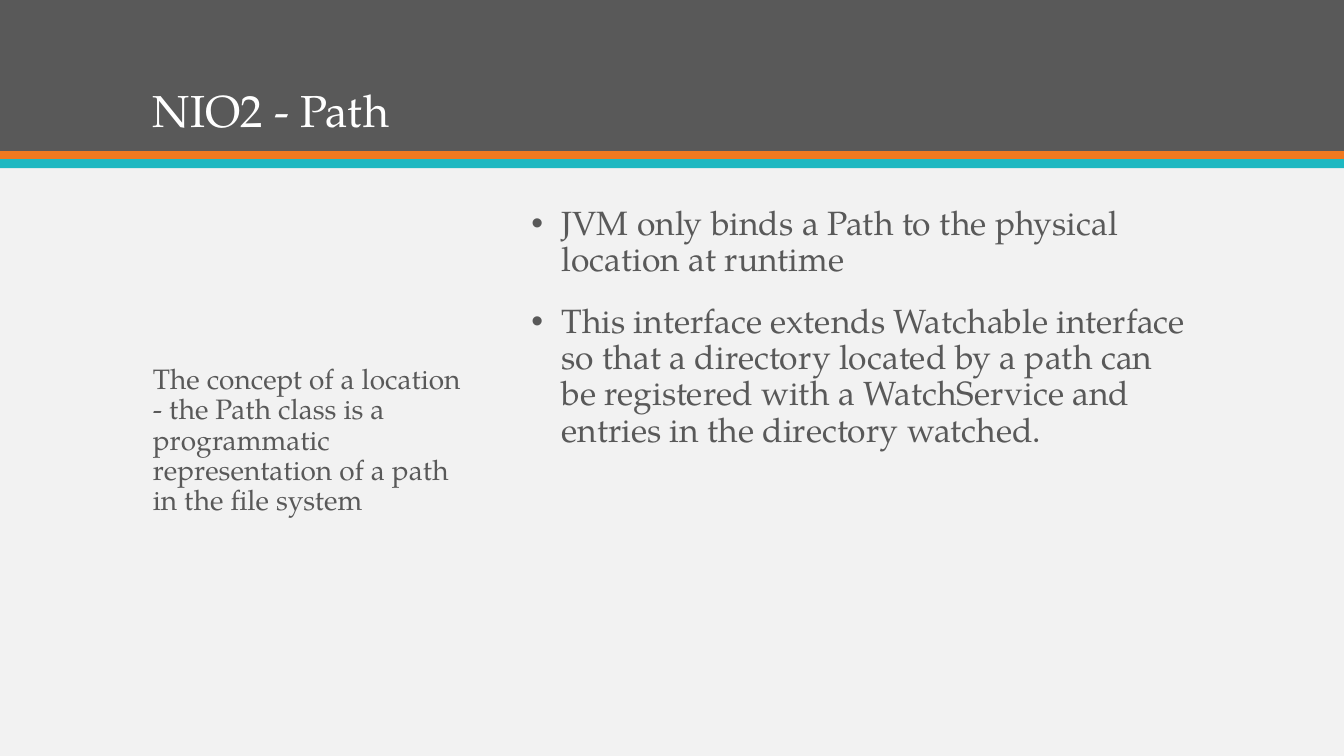
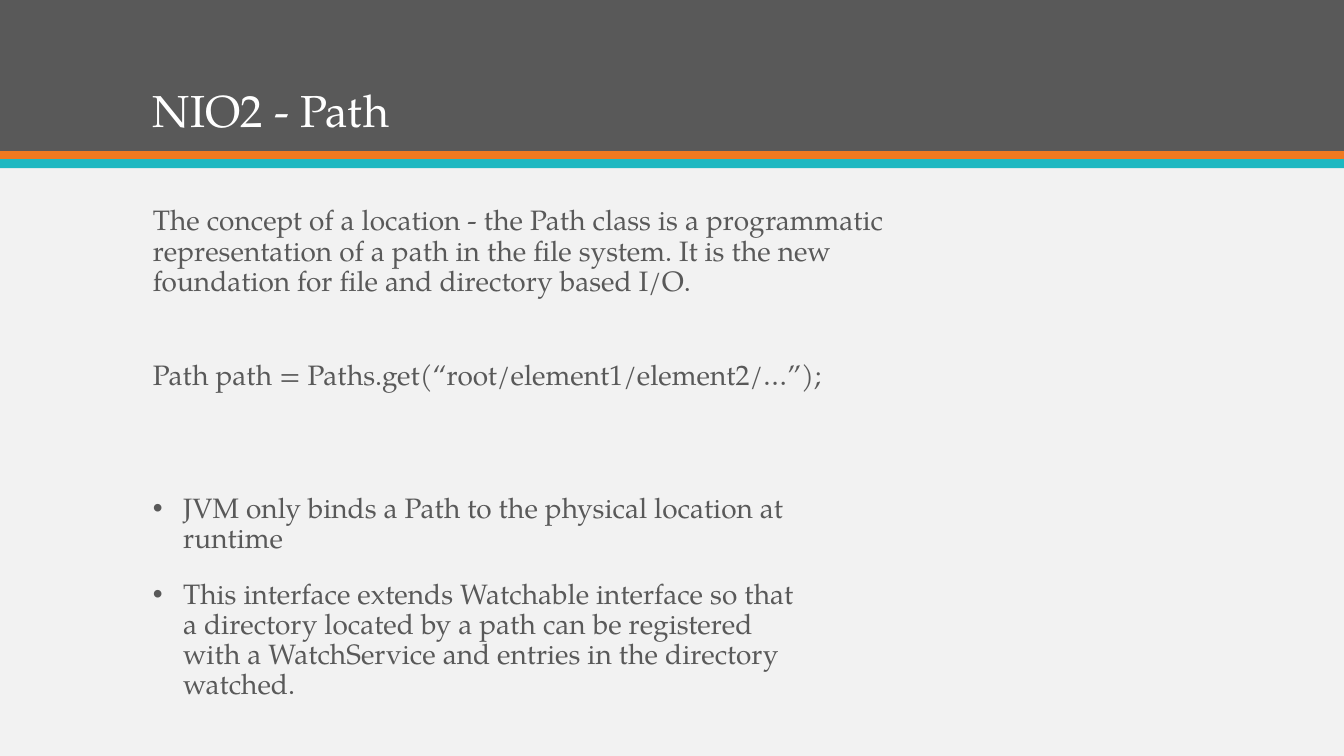
Before and after one commit to KKAries/my-repository, a slide deck: slide 14 of Brief Introduction of Java 7.pptx (slide 9 before the commit). Drawn at 1344x756 pixels with LibreOffice and Linux fonts; fonts in the diff are those of the drawing. Boxes give left, top, right and bottom in pixels: in the first picture for what was removed or moved away, otherwise in the second. Text is boxed around its words. In the diff, an @@ line names an element or a change of style, - is before the commit and + after.

```diff
--- a/Brief Introduction of Java 7.pptx
+++ b/Brief Introduction of Java 7.pptx
@@ text "The concept of a location ..." at bbox=[153, 209, 883, 393]: vertical alignment middle to top @@
@@ text at bbox=[153, 209, 883, 393]: text changed @@
-The concept of a location - the Path class is a programmatic representation of a path in the file system
+The concept of a location - the Path class is a programmatic representation of a path in the file system. It is the new foundation for file and directory based I/O.
+Path path = Paths.get(“root/element1/element2/…”);
@@ text "JVM only binds a Path ...": place and size @@
-text "JVM only binds a Path ..." at bbox=[562, 210, 1185, 452]
+text "JVM only binds a Path ..." at bbox=[183, 497, 793, 695]
@@ text "JVM only binds a Path ..." at bbox=[183, 497, 793, 695]: size 24 to 20 pt @@
```
Also in this commit, not shown: 17 other slides changed, 12 slides added, 3 slides removed, 2 other files.
